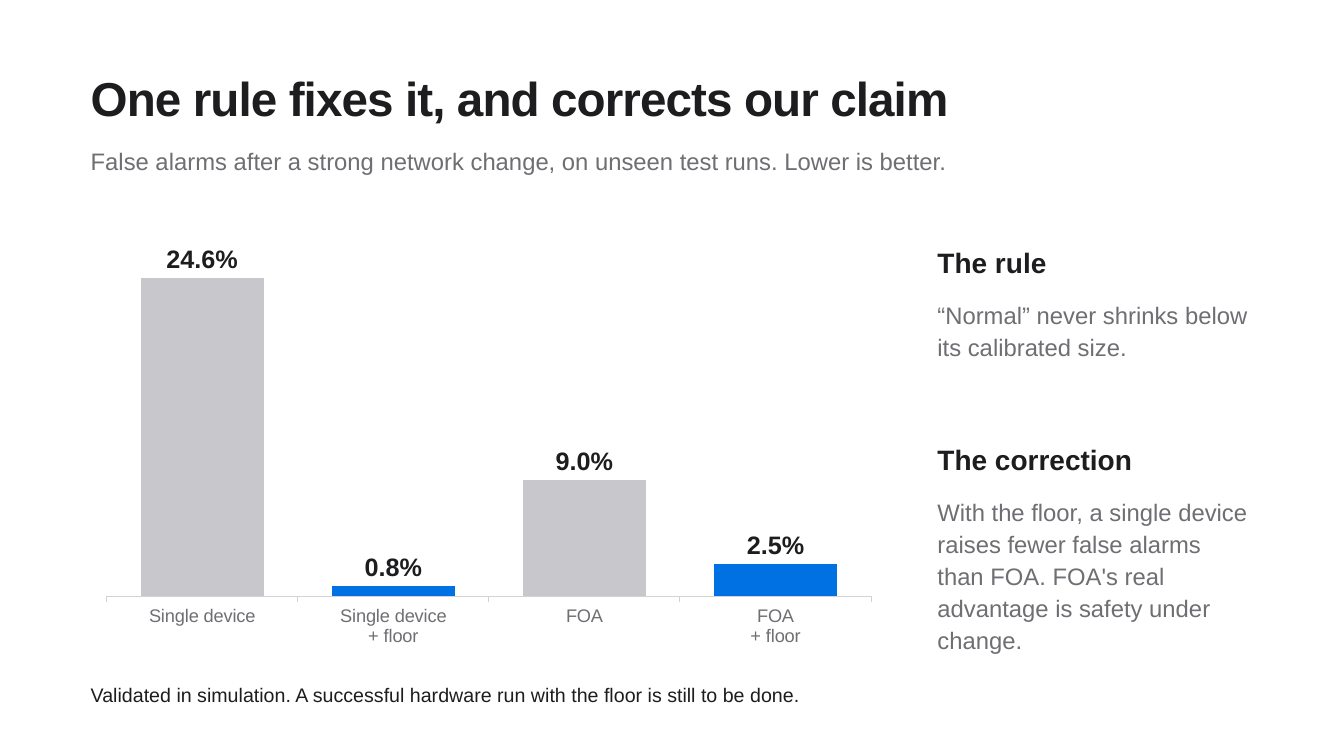
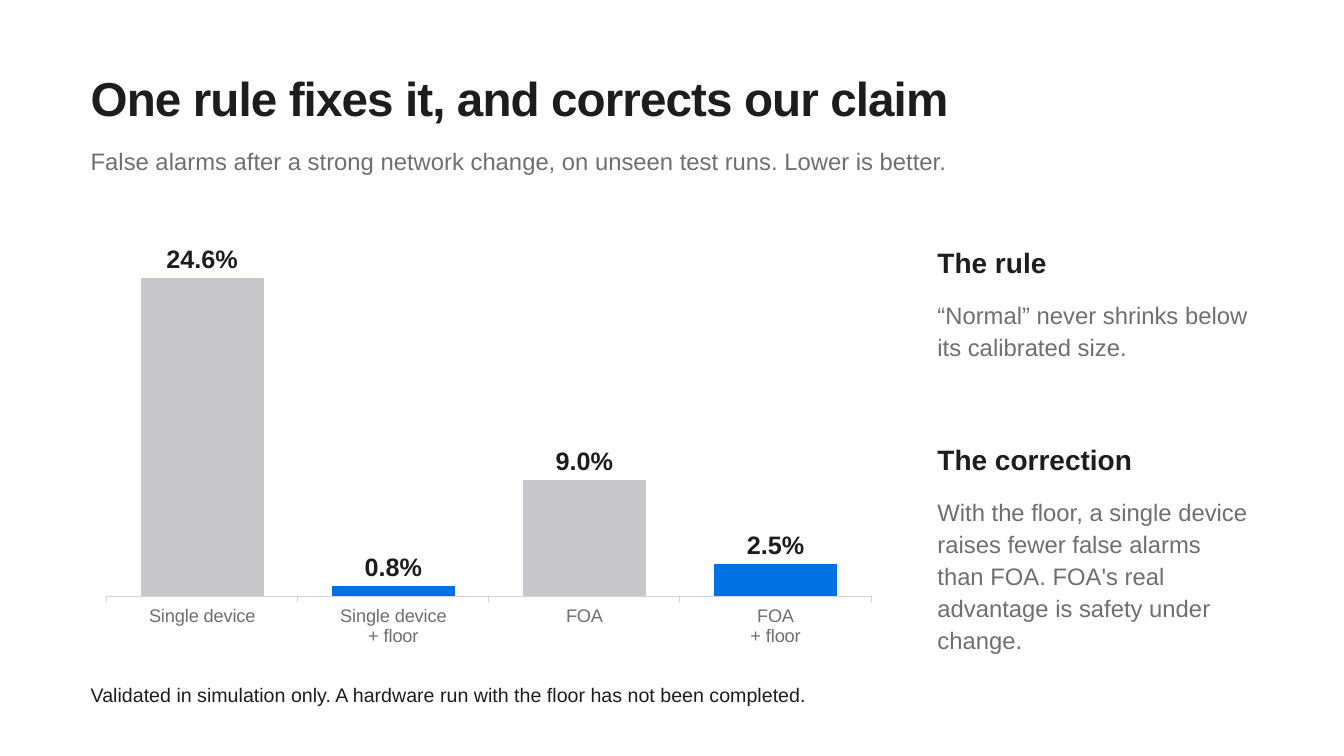
Before and after one commit to IOT-snu/brainstorming, a slide deck: slide 14 of G04_FOA_Final.pptx (slide 11 before the commit). Drawn at 1344x756 pixels with LibreOffice and Linux fonts; fonts in the diff are those of the drawing. Boxes give left, top, right and bottom in pixels: in the first picture for what was removed or moved away, otherwise in the second. Text is boxed around its words. In the diff, an @@ line names an element or a change of style, - is before the commit and + after.

```diff
--- a/G04_FOA_Final.pptx
+++ b/G04_FOA_Final.pptx
@@ text at box(91, 687, 805, 706): text changed @@
-Validated in simulation. A successful hardware run with the floor is still to be done.
+Validated in simulation only. A hardware run with the floor has not been completed.
```
Also in this commit, not shown: 1 other slide changed, 3 slides added, 3 other files.
